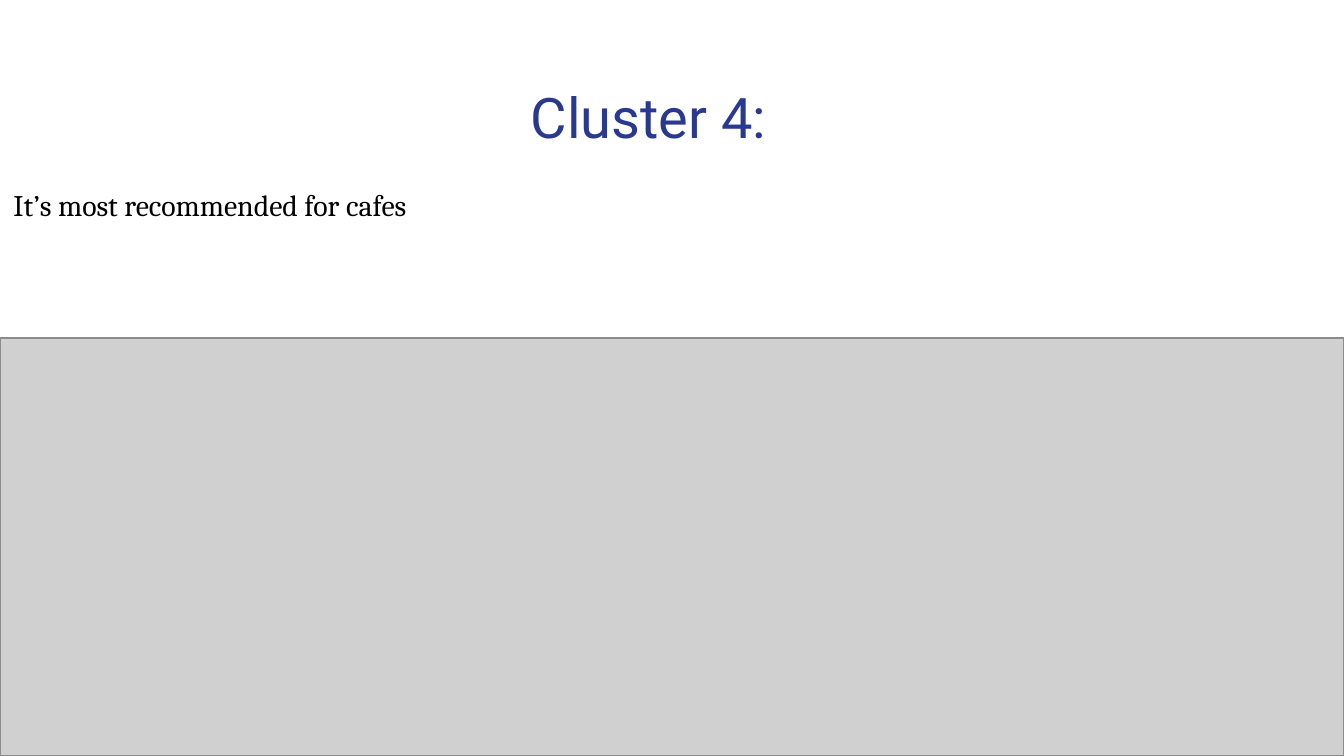
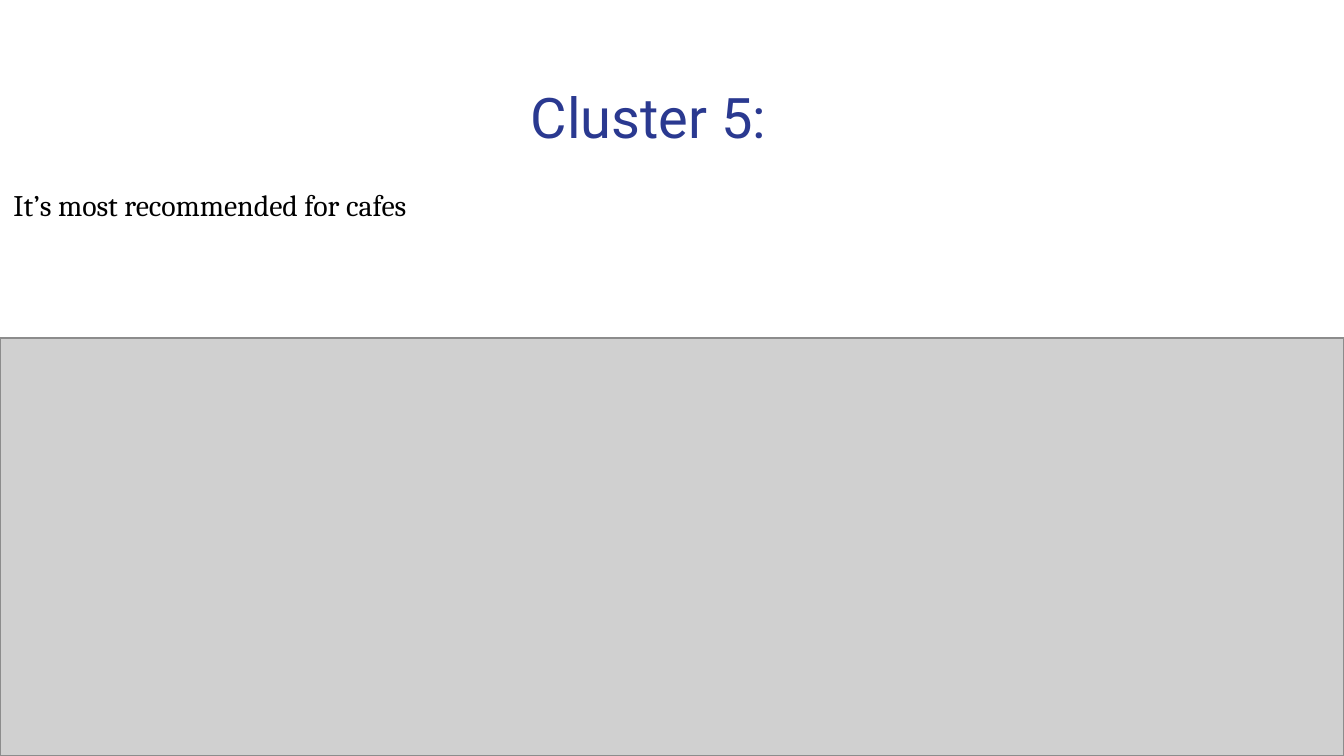
Before and after one commit to mazenkhalid2014/Coursera_Capstone, a slide deck: slide 11 of Presentation.pptx (slide 16 before the commit). Drawn at 1344x756 pixels with LibreOffice and Linux fonts; fonts in the diff are those of the drawing; grey boxes stand for pictures. Boxes give left, top, right and bottom in pixels: in the first picture for what was removed or moved away, otherwise in the second. Text is boxed around its words. In the diff, an @@ line names an element or a change of style, - is before the commit and + after.

```diff
--- a/Presentation.pptx
+++ b/Presentation.pptx
@@ text at (x1=531, y1=96, x2=766, y2=139): text changed @@
-Cluster 4:
+Cluster 5:
```
Also in this commit, not shown: 5 other slides changed, 4 slides added, 9 slides removed.
